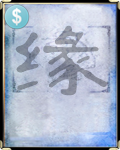
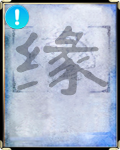
Comparing the layer stacks of the two (120, 150) images. Changes:
added layer "图层 4" above "图层 3" over [5,5,29,29]
